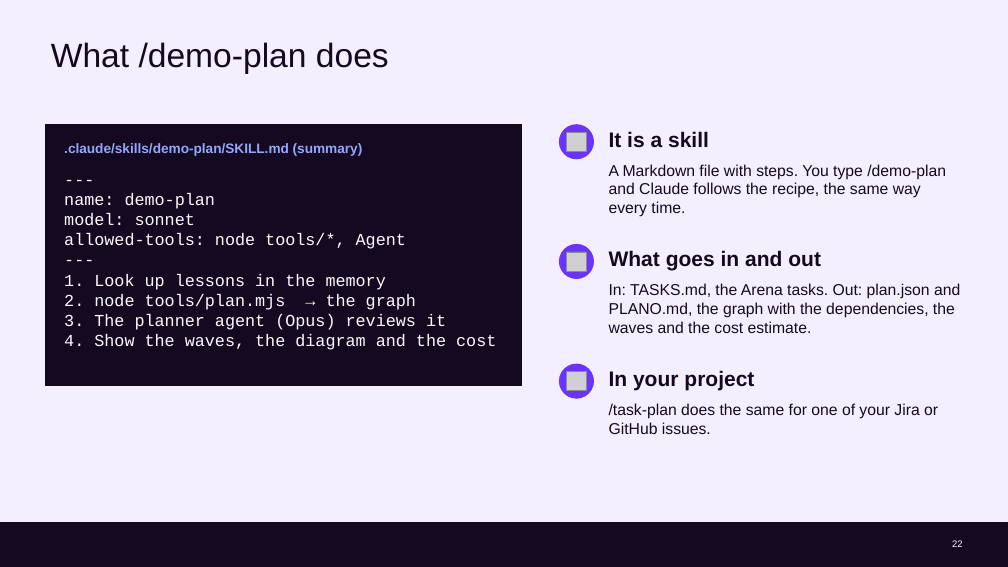
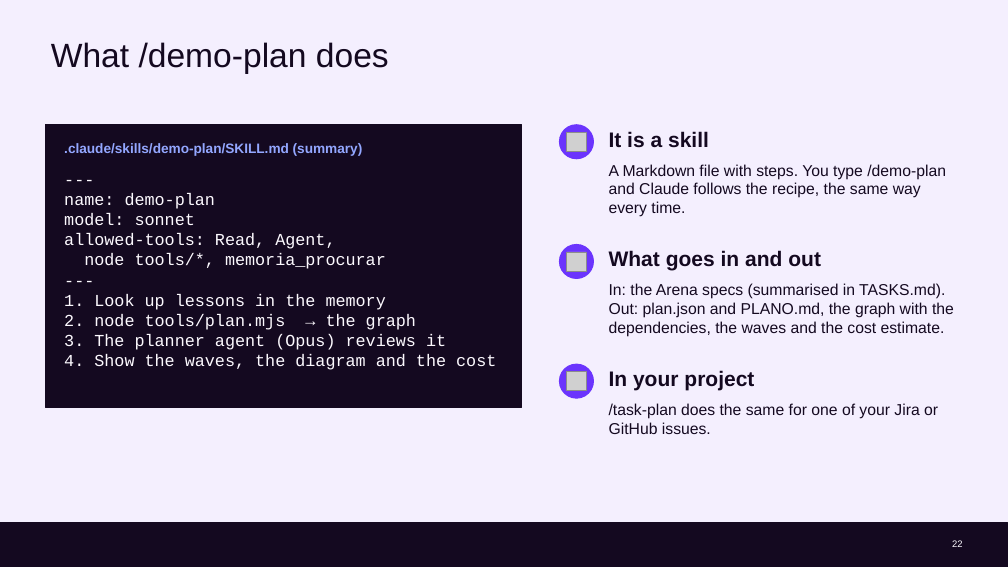
Before and after one commit to cx-guilherme-pinto/workshop-claude, a slide deck: slide 22 of slides/workshop.en.pptx. Drawn at 1008x567 pixels with LibreOffice and Linux fonts; fonts in the diff are those of the drawing; grey boxes stand for pictures; background and template pictures are left out. Boxes give left, top, right and bottom in pixels: in the first picture for what was removed or moved away, otherwise in the second. Text is boxed around its words. In the diff, an @@ line names an element or a change of style, - is before the commit and + after.

```diff
--- a/slides/workshop.en.pptx
+++ b/slides/workshop.en.pptx
@@ rectangle: place and size @@
-rectangle at (45, 125, 522, 385)
+rectangle at (45, 125, 522, 408)
@@ text at (64, 233, 386, 269): text changed @@
-allowed-tools: node tools/*, Agent
+allowed-tools: Read, Agent,
+node tools/*, memoria_procurar
@@ text at (609, 283, 954, 337): text changed @@
-In: TASKS.md, the Arena tasks. Out: plan.json and PLANO.md, the graph with the dependencies, the waves and the cost estimate.
+In: the Arena specs (summarised in TASKS.md). Out: plan.json and PLANO.md, the graph with the dependencies, the waves and the cost estimate.
```
Also in this commit, not shown: 32 other slides changed, 12 other files.
